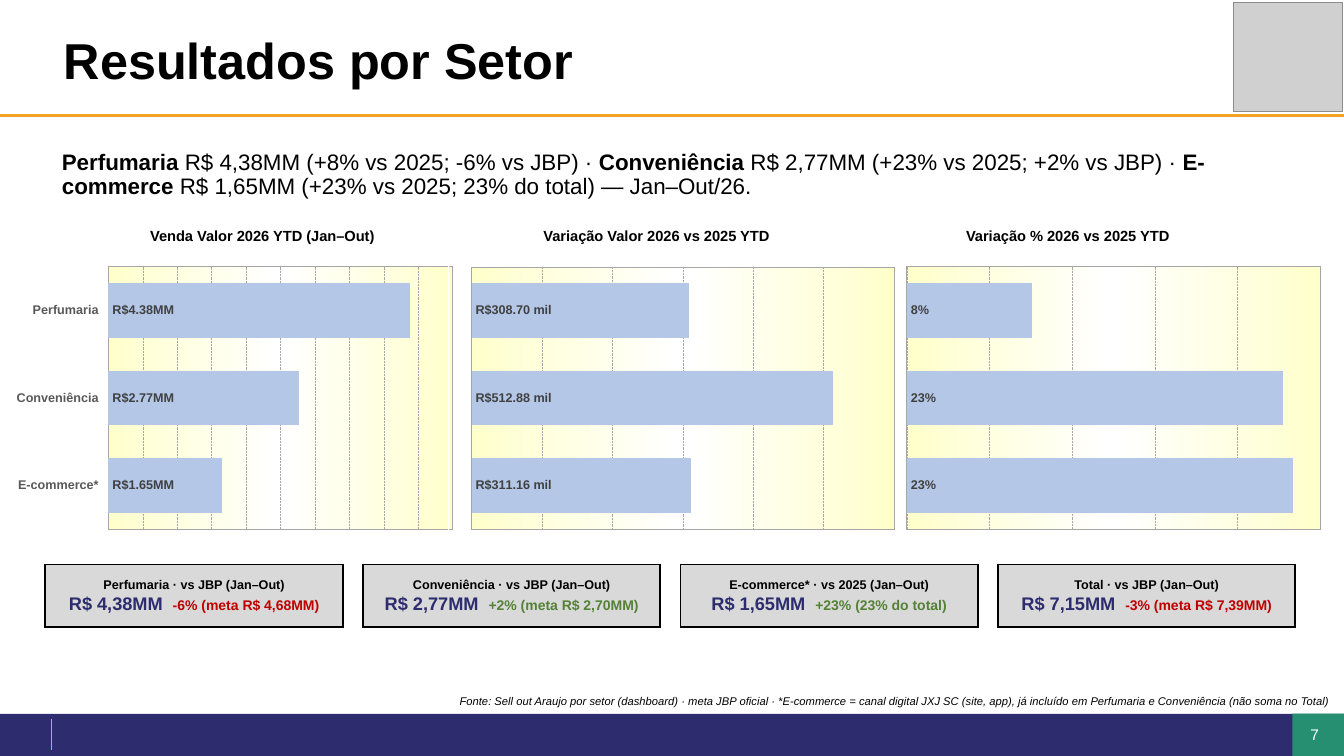
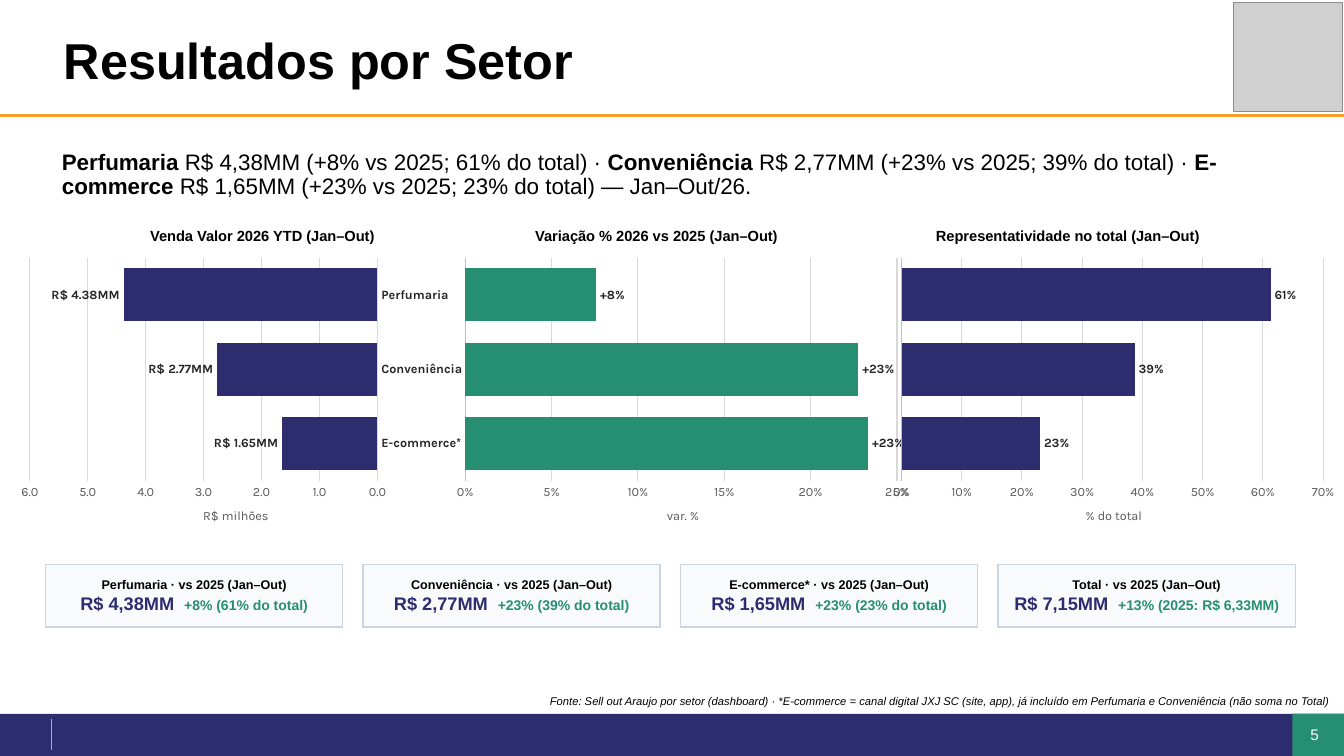
Before and after one commit to giovanoanjos27-del/Dashboard-Farma-sul, a slide deck: slide 5 of jbp/JBP2027_Araujo_Total.pptx (slide 7 before the commit). Drawn at 1344x756 pixels with LibreOffice and Linux fonts; fonts in the diff are those of the drawing; grey boxes stand for pictures; background and template pictures are left out. Boxes give left, top, right and bottom in pixels: in the first picture for what was removed or moved away, otherwise in the second. Text is boxed around its words. In the diff, an @@ line names an element or a change of style, - is before the commit and + after.

```diff
--- a/jbp/JBP2027_Araujo_Total.pptx
+++ b/jbp/JBP2027_Araujo_Total.pptx
@@ text at <box>62,153,1216,199</box>: text changed @@
-Perfumaria R$ 4,38MM (+8% vs 2025; -6% vs JBP) · Conveniência R$ 2,77MM (+23% vs 2025; +2% vs JBP) · E-commerce R$ 1,65MM (+23% vs 2025; 23% do total) — Jan–Out/26.
+Perfumaria R$ 4,38MM (+8% vs 2025; 61% do total) · Conveniência R$ 2,77MM (+23% vs 2025; 39% do total) · E-commerce R$ 1,65MM (+23% vs 2025; 23% do total) — Jan–Out/26.
@@ text at <box>535,230,778,244</box>: text changed @@
-Variação Valor 2026 vs 2025 YTD
+Variação % 2026 vs 2025 (Jan–Out)
@@ text at <box>936,230,1199,244</box>: text changed @@
-Variação % 2026 vs 2025 YTD
+Representatividade no total (Jan–Out)
@@ bar chart at <box>0,252,472,544</box> @@
-categories: Perfumaria, Conveniência, E-commerce*
+categories: E-commerce*, Conveniência, Perfumaria
-Series 1: 4380000, 2770000, 1650000
+Series 1: 1650000, 2770000, 4380000
@@ colour of Series 1 #B4C7E7 to #2D2C6E @@
@@ data labels of Series 1 changed @@
@@ colours of single points changed @@
@@ value axis title "" to "R$ milhões" @@
@@ category axis changed @@
@@ value axis changed @@
@@ bar spacing changed @@
@@ background changed @@
@@ plot area changed @@
@@ bar chart at <box>448,252,919,544</box> @@
@@ Series 1, 1: 308700 to 0.23 @@
@@ Series 1, 2: 512880 to 0.23 @@
@@ Series 1, 3: 311160 to 0.08 @@
@@ colour of Series 1 #B4C7E7 to #C00000 @@
@@ data labels of Series 1 changed @@
@@ colours of single points changed @@
@@ value axis title "" to "var. %" @@
@@ category axis changed @@
@@ value axis changed @@
@@ bar spacing changed @@
@@ background changed @@
@@ border changed @@
@@ plot area changed @@
@@ bar chart at <box>884,252,1344,544</box> @@
@@ Series 1, 1: 0.08 to 0.23 @@
@@ Series 1, 2: 0.23 to 0.39 @@
@@ Series 1, 3: 0.23 to 0.61 @@
@@ colour of Series 1 #B4C7E7 to #C00000 @@
@@ data labels of Series 1 changed @@
@@ colours of single points changed @@
@@ value axis title "" to "% do total" @@
@@ category axis changed @@
@@ value axis changed @@
@@ bar spacing changed @@
@@ background changed @@
@@ plot area changed @@
@@ fill #D9D9D9 to #F8FAFC; outline #000000 1.25 pt to #CBD5E1 1 pt in 4 elements at <box>681,565,978,627</box>, <box>998,565,1296,627</box>, <box>45,565,343,627</box>, <box>363,565,660,627</box> @@
@@ text in rectangle at <box>80,580,308,613</box>: text changed @@
-Perfumaria · vs JBP (Jan–Out)
-R$ 4,38MM -6% (meta R$ 4,68MM)
+Perfumaria · vs 2025 (Jan–Out)
+R$ 4,38MM +8% (61% do total)
@@ text in rectangle at <box>394,579,629,613</box>: text changed @@
-Conveniência · vs JBP (Jan–Out)
-R$ 2,77MM +2% (meta R$ 2,70MM)
+Conveniência · vs 2025 (Jan–Out)
+R$ 2,77MM +23% (39% do total)
@@ text in rectangle at <box>711,596,947,613</box>: text colour #548235 to #268F72 in "+23% (23% do total)" @@
@@ text in rectangle at <box>1014,580,1279,613</box>: text changed @@
-Total · vs JBP (Jan–Out)
-R$ 7,15MM -3% (meta R$ 7,39MM)
+Total · vs 2025 (Jan–Out)
+R$ 7,15MM +13% (2025: R$ 6,33MM)
@@ text at <box>550,697,1329,708</box>: text changed @@
-Fonte: Sell out Araujo por setor (dashboard) · meta JBP oficial · *E-commerce = canal digital JXJ SC (site, app), já incluído em Perfumaria e Conveniência (não soma no Total)
+Fonte: Sell out Araujo por setor (dashboard) · *E-commerce = canal digital JXJ SC (site, app), já incluído em Perfumaria e Conveniência (não soma no Total)
@@ page number at <box>1293,715,1337,755</box>: text changed @@
-7
+5
@@ page number at <box>1310,729,1319,740</box>: text changed @@
-7
+5
```
Also in this commit, not shown: 10 other slides changed, 7 slides added, 3 slides removed, 10 other files.
